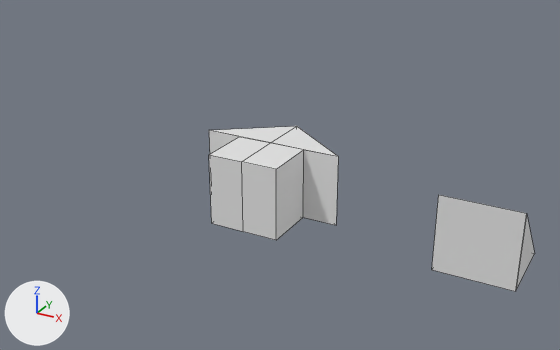
Two versions of the Blender file vindolanda/Assets/Meshes/Helpers/misc.blend, one commit apart.
Camera for both pictures: a 50 mm camera at (1.81, -8.5, 4.31) aimed at (-2.95, 0.16, -0.02). Arrows for +X, +Y and +Z are at lower left; the lights stay in place. The first picture is the older version. Mesh edges are drawn as thin lines.

Before the edit, the objects in view are built like this:
```python
me_cube_002 = bpy.data.meshes.new('Cube.002')
me_cube_002.from_pydata([(-0.5, -0.5, -0.5), (-0.5, -0.5, 0.5), (-0.5, 0.5, -0.5), (0.5, -0.5, 0.5), (0.5, -0.5, -0.5), (0.5, -0.5, 0.5), (0.5, 0.5, -0.5), (0.5, -0.5, -0.5), (0.5, 0.5, -0.5)], [], [(7, 8, 3), (4, 6, 8, 7), (5, 4, 7, 3), (4, 5, 1, 0), (2, 6, 4, 0), (0, 1, 2), (1, 5, 8, 2)])
me_cube_004 = bpy.data.meshes.new('Cube.004')
me_cube_004.from_pydata(...)  # 12 vertices, 8 faces; spans x -1.0..0.0, y -0.75..0.75, z -0.5..0.5
ob_arrow = bpy.data.objects.new('Arrow', me_cube_004)
ob_arrow.location = (-3.0, 0.0, 0.0)
_m = ob_arrow.modifiers.new('Mirror', 'MIRROR')
ob_triangle = bpy.data.objects.new('Triangle', me_cube_002)
ob_triangle.location = (0.0, 0.0, 0.0)
```
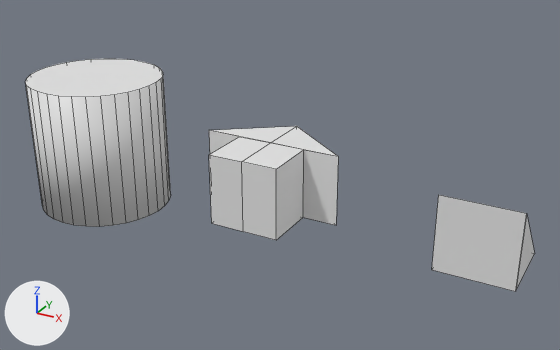
Boxes [x1, y1, x2, y2] around the edits, measured in the pictures (560 x 350 px):
'CylinderAltUv', added
    after: [26, 59, 171, 227]

The change, as a diff of the scene's bpy script:
```diff
--- a/vindolanda/Assets/Meshes/Helpers/misc.blend.py
+++ b/vindolanda/Assets/Meshes/Helpers/misc.blend.py
@@ me_cylinder @@
+me_cylinder.from_pydata(...)  # a 32-sided cylinder along z spanning x -1.0..1.0, y -1.0..1.0, z -1.0..1.0
+for i in [*range(0, 30), 31, 32]: me_cylinder.polygons[i].use_smooth = True
@@ ob_cylinderaltuv @@
+ob_cylinderaltuv = bpy.data.objects.new('CylinderAltUv', me_cylinder)
+ob_cylinderaltuv.location = (-6.0, 0.0, 0.0)
```
